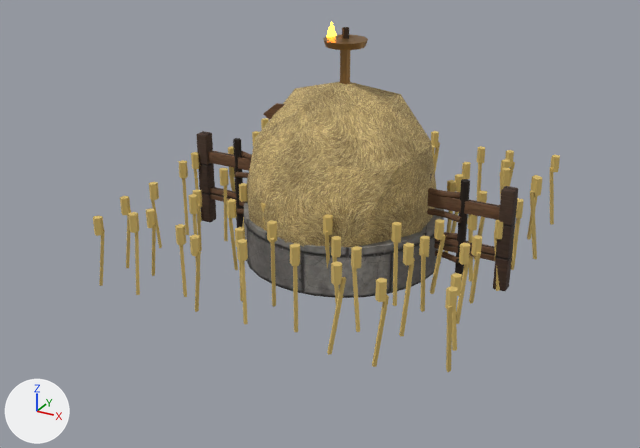
Two versions of the glTF model ostatni-legion/maps/modele/Wies.glb, one commit apart.
The view is the same before and after, from a 50 mm lens placed at (8.99, -17.51, 9.35), pointed at (-0.37, -0.49, 0.84). Lighting does not change. The marker at lower left points along +X, +Y and +Z. The picture after the commit comes second. Where no turn or scale is listed for an object, it has been applied to the vertices.

Names of what the first picture shows: 'lampa_oliwna__bronze', 'plot_drewniany__wood', 'plot_drewniany__wood_dark', 'plot_wiklinowy__wood', 'plot_wiklinowy__wood_dark', 'pole_pszenicy__wheat', 'prasa_oliwna__blocks_grey', 'stog_siana__straw' and 3 more.
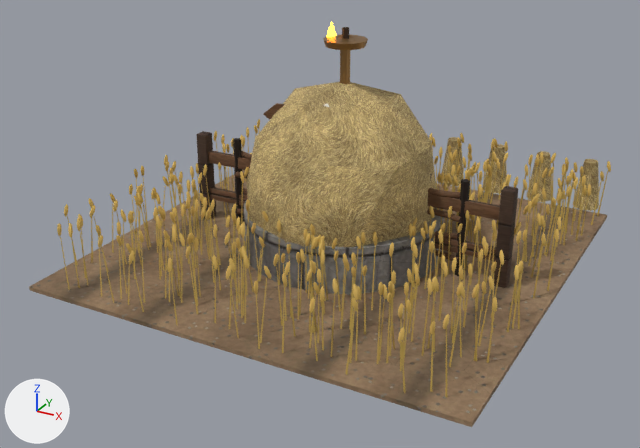
What differs and where, as boxes (x1, y1, x2, y2) in the pictures (640 x 448 px):
'pole_pszenicy__dirt_ruts', added (brown): after (29, 170, 607, 427)
'pole_pszenicy__wheat', deleted: before (93, 118, 560, 372)
'pole_pszenicy__wheat_stalk', added: after (60, 130, 608, 397)
'pole_pszenicy__wheat_ear', added: after (57, 119, 611, 343)
'pole_pszenicy__straw', added (brown): after (442, 137, 599, 211)

Edits to the bpy script that builds the scene:
```text
Add img_dirt_ruts_col:
    img_dirt_ruts_col = load_image('dirt_ruts_col', '_unpacked/dirt_ruts_col', 1024, 1024, 'sRGB')
Add img_dirt_ruts_nrm:
    img_dirt_ruts_nrm = load_image('dirt_ruts_nrm', '_unpacked/dirt_ruts_nrm', 1024, 1024, 'Non-Color')
Add mat_f_wheat_stalk:
    mat_f_wheat_stalk = principled_material('F_wheat_stalk')
    mat_f_wheat_stalk.base_color = (0.523, 0.359, 0.0781)  # yellow #bfa24f
    mat_f_wheat_stalk.roughness = 0.85
Add mat_f_wheat_ear:
    mat_f_wheat_ear = principled_material('F_wheat_ear')
    mat_f_wheat_ear.base_color = (0.737, 0.488, 0.117)  # yellow #dfb960
    mat_f_wheat_ear.roughness = 0.75
Add mat_t_dirt_ruts:
    mat_t_dirt_ruts = bpy.data.materials.new('T_dirt_ruts')
    # uses the picture img_dirt_ruts_col
    # uses the picture img_dirt_ruts_nrm
Add me_pole_pszenicy__f_wheat_stalk:
    me_pole_pszenicy__f_wheat_stalk.from_pydata(...)  # 2080 vertices, 1040 faces; spans x -5.09..5.12, y -5.07..4.97, z 0.0..1.6
    me_pole_pszenicy__f_wheat_stalk.materials.append(mat_f_wheat_stalk)  # yellow #bfa24f
Add me_pole_pszenicy__f_wheat_ear:
    me_pole_pszenicy__f_wheat_ear.from_pydata(...)  # 8840 vertices, 15600 faces; spans x -5.15..5.19, y -5.14..5.05, z 1.17..1.88
    me_pole_pszenicy__f_wheat_ear.materials.append(mat_f_wheat_ear)  # yellow #dfb960
Add me_pole_pszenicy__t_straw:
    me_pole_pszenicy__t_straw.from_pydata(...)  # 160 vertices, 288 faces; spans x -4.93..4.83, y 5.45..6.15, z 0.0..1.3
    me_pole_pszenicy__t_straw.materials.append(mat_t_straw)
Add me_pole_pszenicy__t_dirt_ruts:
    me_pole_pszenicy__t_dirt_ruts.from_pydata(...)  # a box spanning x -5.2..5.2, y -5.2..5.2, z 0.0..0.1
    me_pole_pszenicy__t_dirt_ruts.materials.append(mat_t_dirt_ruts)
Remove ob_pole_pszenicy__wheat:
    ob_pole_pszenicy__wheat = bpy.data.objects.new('pole_pszenicy__wheat', me_pole_pszenicy__f_wheat)
    ob_pole_pszenicy__wheat.location = (0.0, 0.0, 0.0)
Add ob_pole_pszenicy__wheat_stalk:
    ob_pole_pszenicy__wheat_stalk = bpy.data.objects.new('pole_pszenicy__wheat_stalk', me_pole_pszenicy__f_wheat_stalk)
    ob_pole_pszenicy__wheat_stalk.location = (0.0, 0.0, 0.0)
Add ob_pole_pszenicy__wheat_ear:
    ob_pole_pszenicy__wheat_ear = bpy.data.objects.new('pole_pszenicy__wheat_ear', me_pole_pszenicy__f_wheat_ear)
    ob_pole_pszenicy__wheat_ear.location = (0.0, 0.0, 0.0)
Add ob_pole_pszenicy__straw:
    ob_pole_pszenicy__straw = bpy.data.objects.new('pole_pszenicy__straw', me_pole_pszenicy__t_straw)
    ob_pole_pszenicy__straw.location = (0.0, 0.0, 0.0)
Add ob_pole_pszenicy__dirt_ruts:
    ob_pole_pszenicy__dirt_ruts = bpy.data.objects.new('pole_pszenicy__dirt_ruts', me_pole_pszenicy__t_dirt_ruts)
    ob_pole_pszenicy__dirt_ruts.location = (0.0, 0.0, 0.0)
```
